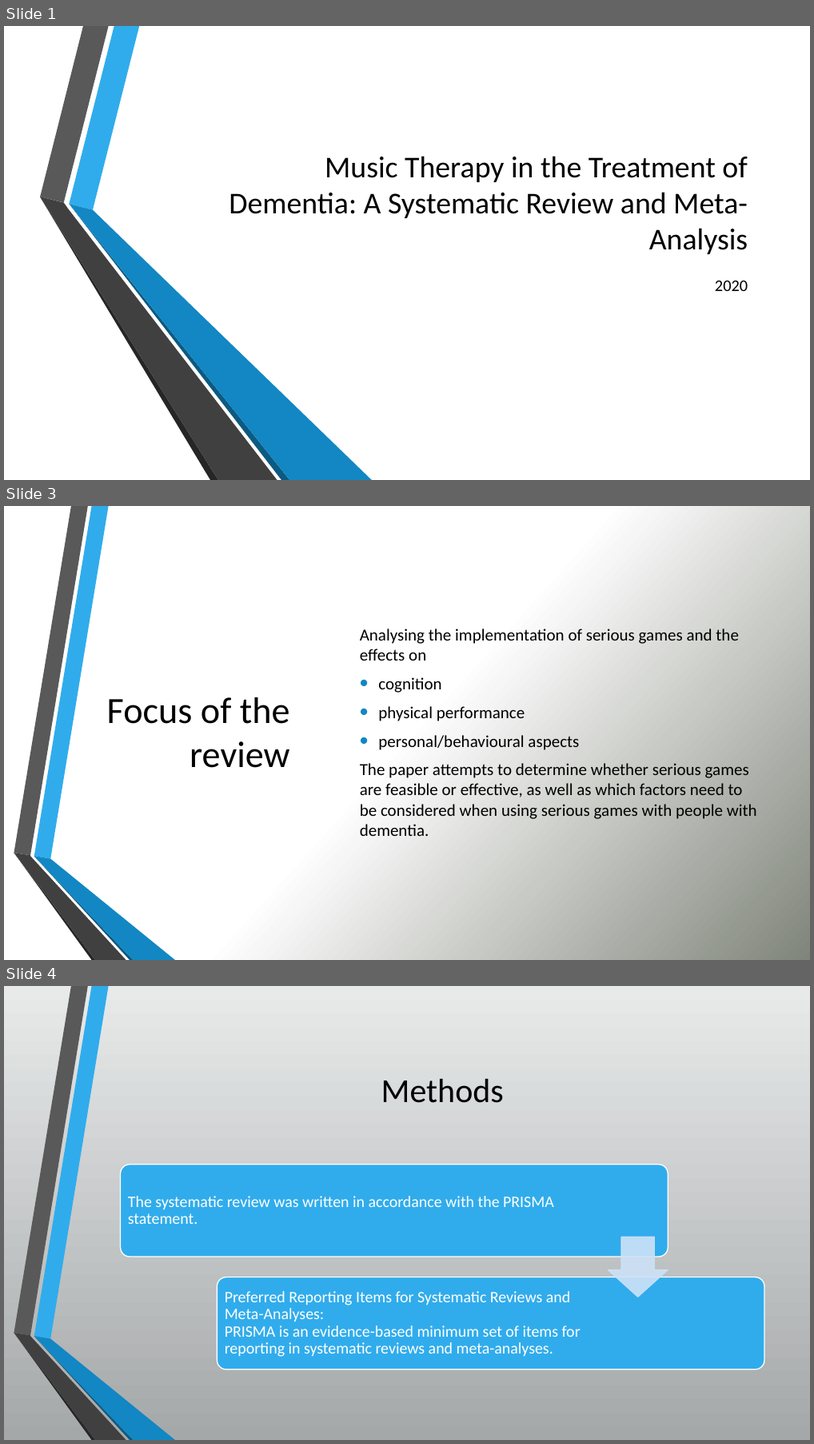
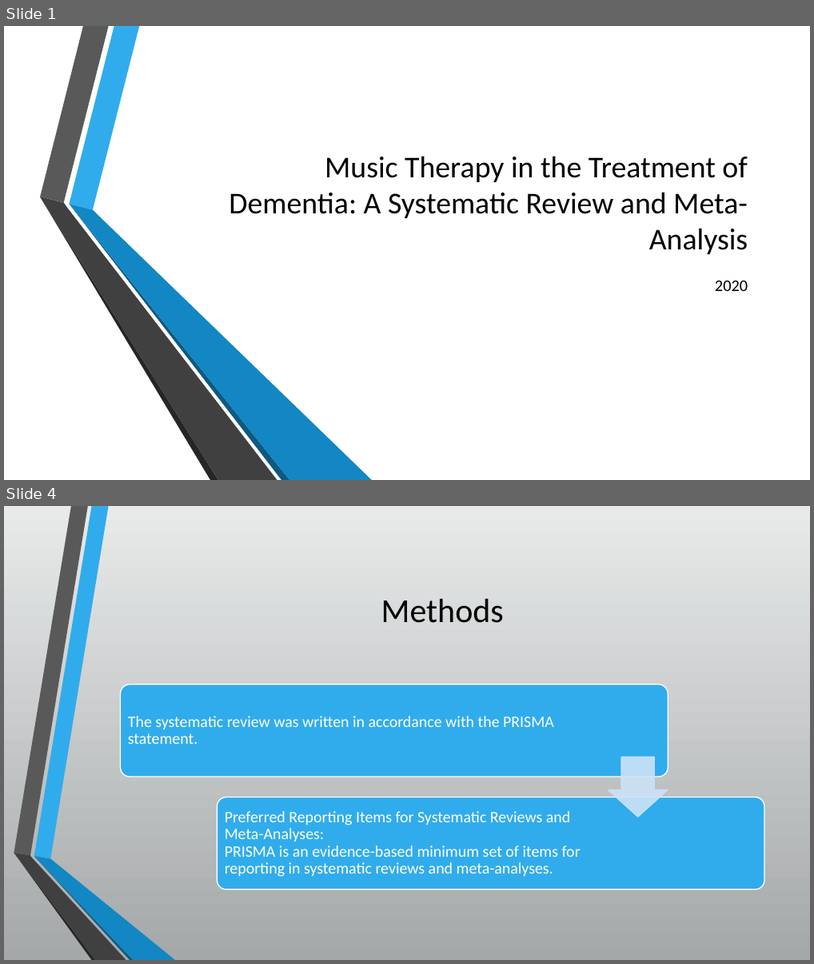
Before and after one commit to LoftieFourie/Honours_Project, a slide deck: MusicTherapy.pptx. Shown one above the other, each under a label of ours: slides 1, 3 and 4 before the commit, slides 1 and 4 after it; the slides between them are not shown. The pictures are 814x1444 and 814x964 pixels, drawn with LibreOffice and Linux fonts; fonts in the diff are those of the drawing; background and template pictures are left out. Boxes give left, top, right and bottom in pixels: in the first picture for what was removed or moved away, otherwise in the second. Text is boxed around its words. In the diff, an @@ line names an element or a change of style, - is before the commit and + after.

```diff
--- a/MusicTherapy.pptx
+++ b/MusicTherapy.pptx
@@ slide 3 removed at [4,506,810,960], background gradient #FFFFFF to #81877A; not listed: 6 template elements that a slide beside it also shows @@
@@ text removed at [360,628,758,836] @@
-Analysing the implementation of serious games and the effects on
-• cognition
-• physical performance
-• personal/behavioural aspects
-The paper attempts to determine whether serious games are feasible or effective, as well as which factors need to be considered when using serious games with people with dementia.
@@ title removed at [107,697,290,768] @@
-Focus of the review
```
Also in this commit, not shown: 1 slide changed, 4 slides added, 2 other slides removed.
